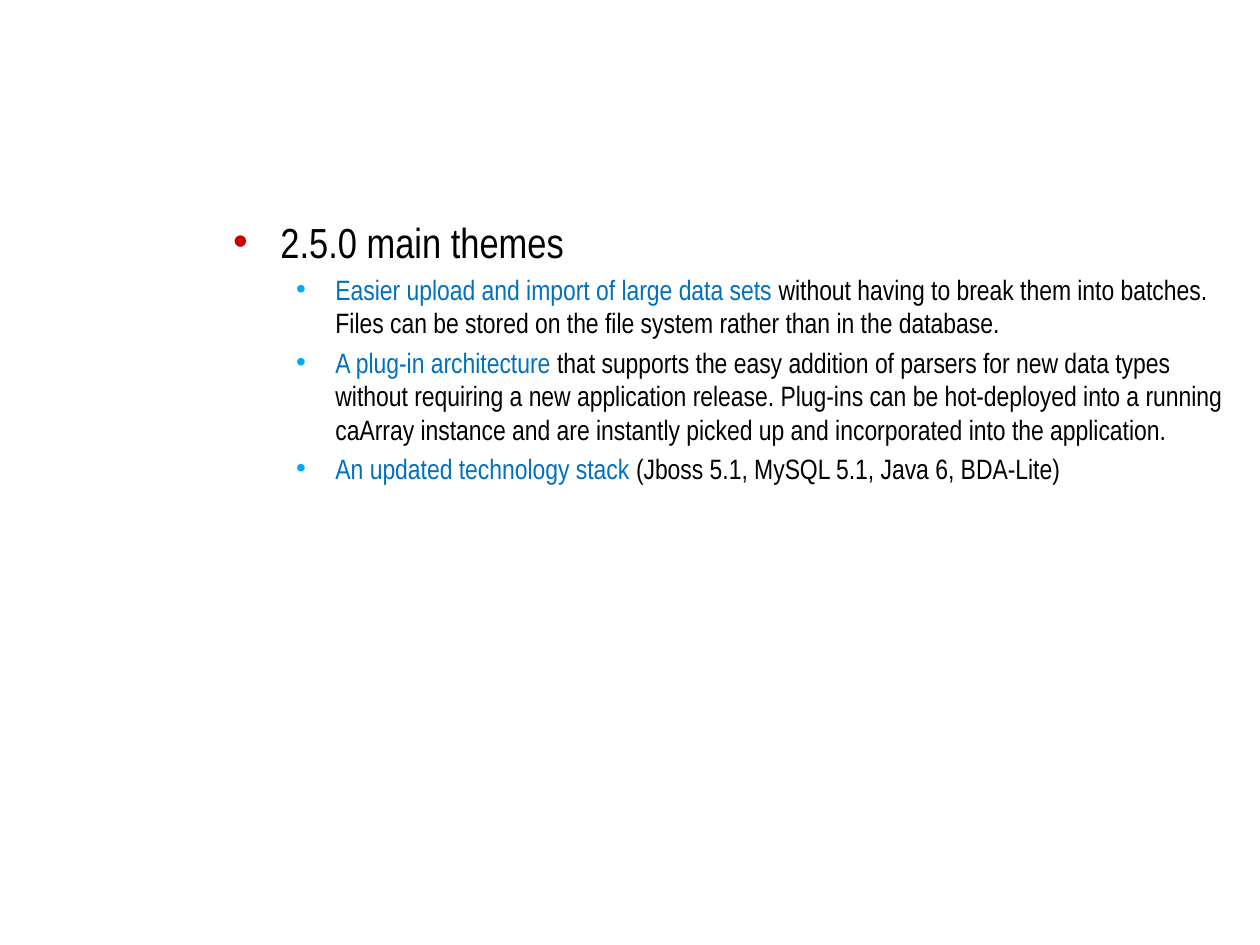
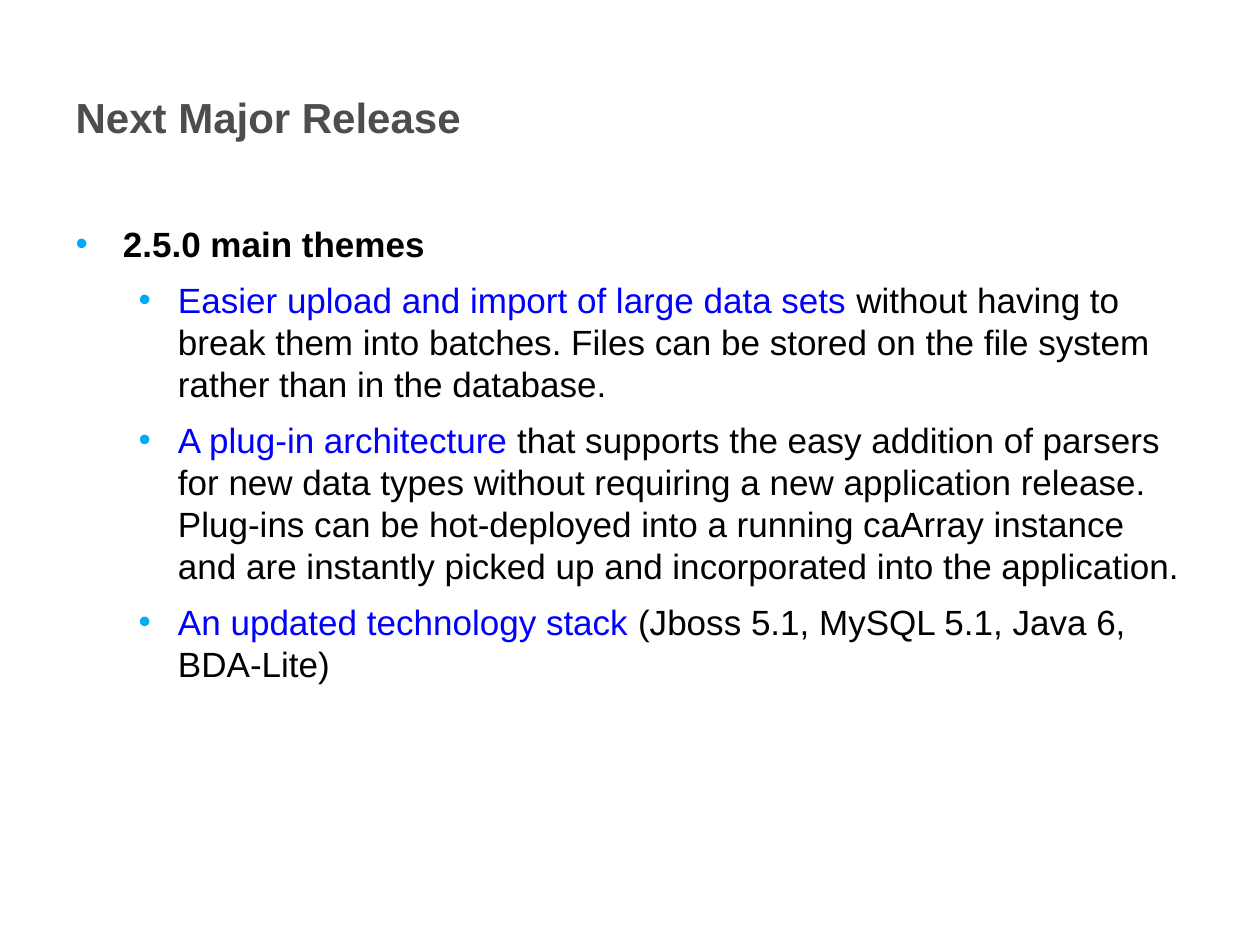
Before and after one commit to NCIP/caarray-docs, a slide deck: slide 8 of project_management/open_meetings/ICR_WS_Meeting_2011_10_12.pptx. Drawn at 1260x945 pixels with LibreOffice and Linux fonts; fonts in the diff are those of the drawing; background and template pictures are left out. Boxes give left, top, right and bottom in pixels: in the first picture for what was removed or moved away, otherwise in the second. Text is boxed around its words. In the diff, an @@ line names an element or a change of style, - is before the commit and + after.

```diff
--- a/project_management/open_meetings/ICR_WS_Meeting_2011_10_12.pptx
+++ b/project_management/open_meetings/ICR_WS_Meeting_2011_10_12.pptx
@@ title "Next Major Release": place and size @@
-title "Next Major Release" at (693, 385, 774, 407)
+title "Next Major Release" at (76, 102, 461, 141)
@@ title "Next Major Release" at (76, 102, 461, 141): size 32 to 24 pt, font Arial Narrow to Arial, text colour #FFFFFF to #4D4D4D @@
@@ text "2.5.0 main themes": place and size @@
-text "2.5.0 main themes" at (280, 227, 1222, 485)
+text "2.5.0 main themes" at (123, 231, 1178, 684)
@@ text "2.5.0 main themes" at (123, 231, 1178, 684): size 24 to 20 pt, bold on in "2.5.0 main themes"; font Arial Narrow to Arial, size 16 to 20 pt; text colour #0070C0 to #0000FF in "Easier upload and import of large data ...", "A plug-in architecture", "An updated technology stack"; more space between paragraphs; bullet colour #CC0000 to #00AAF6 @@
```
Also in this commit, not shown: 6 other slides changed, 2 slides added, 3 slides removed.
